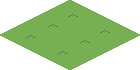
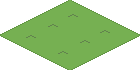
Revision of a layered 140×70 image; what changed, layer by layer:
added layer "Post #1" above "Background copy" over [0, 0, 140, 70]
added layer "Background copy" above "Background" over [0, 0, 140, 70]
hid "Background" over [0, 0, 140, 70]
